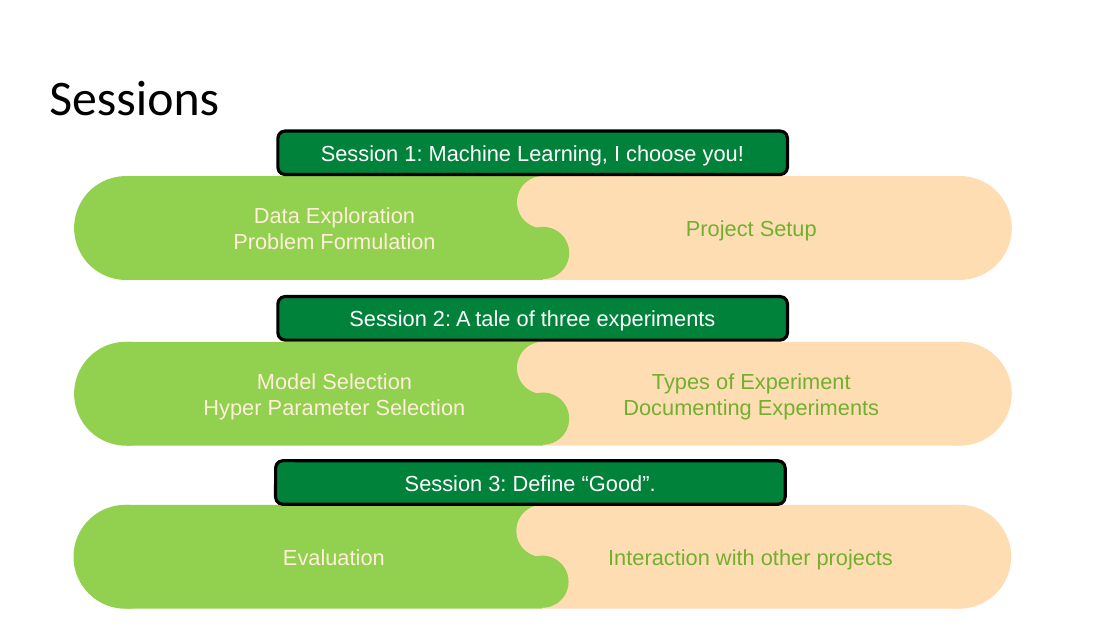
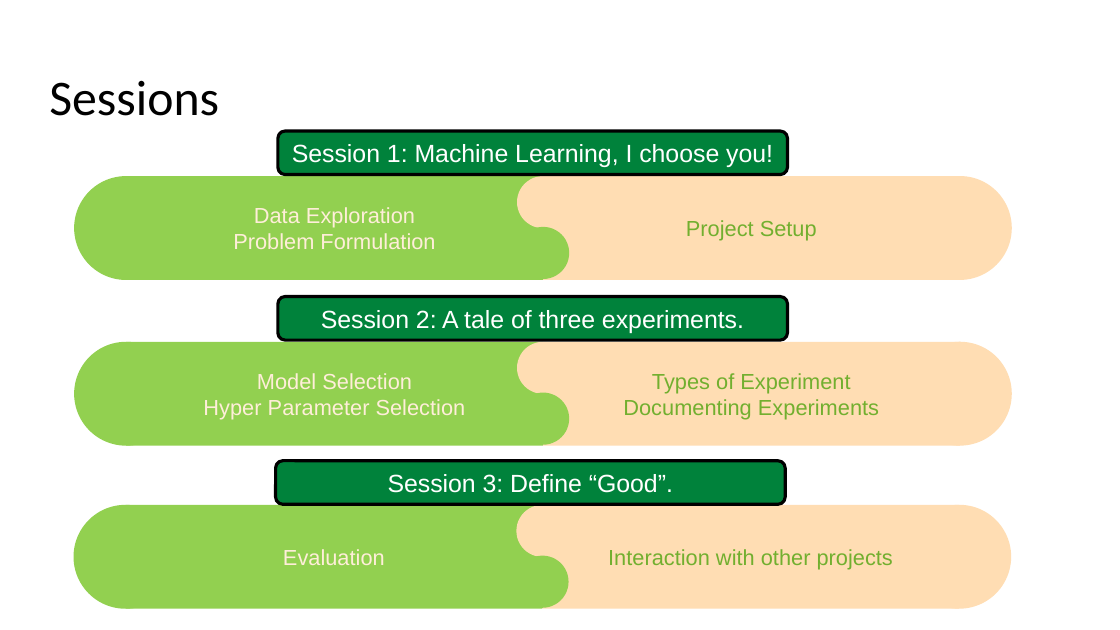
Before and after one commit to frank-trollmann/machine-learning_example-project, a slide deck: slide 5 of documentation/Session 1.pptx. Drawn at 1120x630 pixels with LibreOffice and Linux fonts; fonts in the diff are those of the drawing. Boxes give left, top, right and bottom in pixels: in the first picture for what was removed or moved away, otherwise in the second. Text is boxed around its words. In the diff, an @@ line names an element or a change of style, - is before the commit and + after.

Commit message:
fix: finalized Session 1 slides.

```diff
--- a/documentation/Session 1.pptx
+++ b/documentation/Session 1.pptx
@@ rounded rectangle "Session 1: Machine Learning, I ..." at (278,131,787,175): size 14 to 16 pt @@
@@ text in rounded rectangle at (321,310,744,333): text changed; size 14 to 16 pt @@
-Session 2: A tale of three experiments
+Session 2: A tale of three experiments.
@@ rounded rectangle "Session 3: Define “Good”." at (276,460,785,504): size 14 to 16 pt @@
```
Also in this commit, not shown: 14 other slides changed, 1 slide added, 1 other file.
